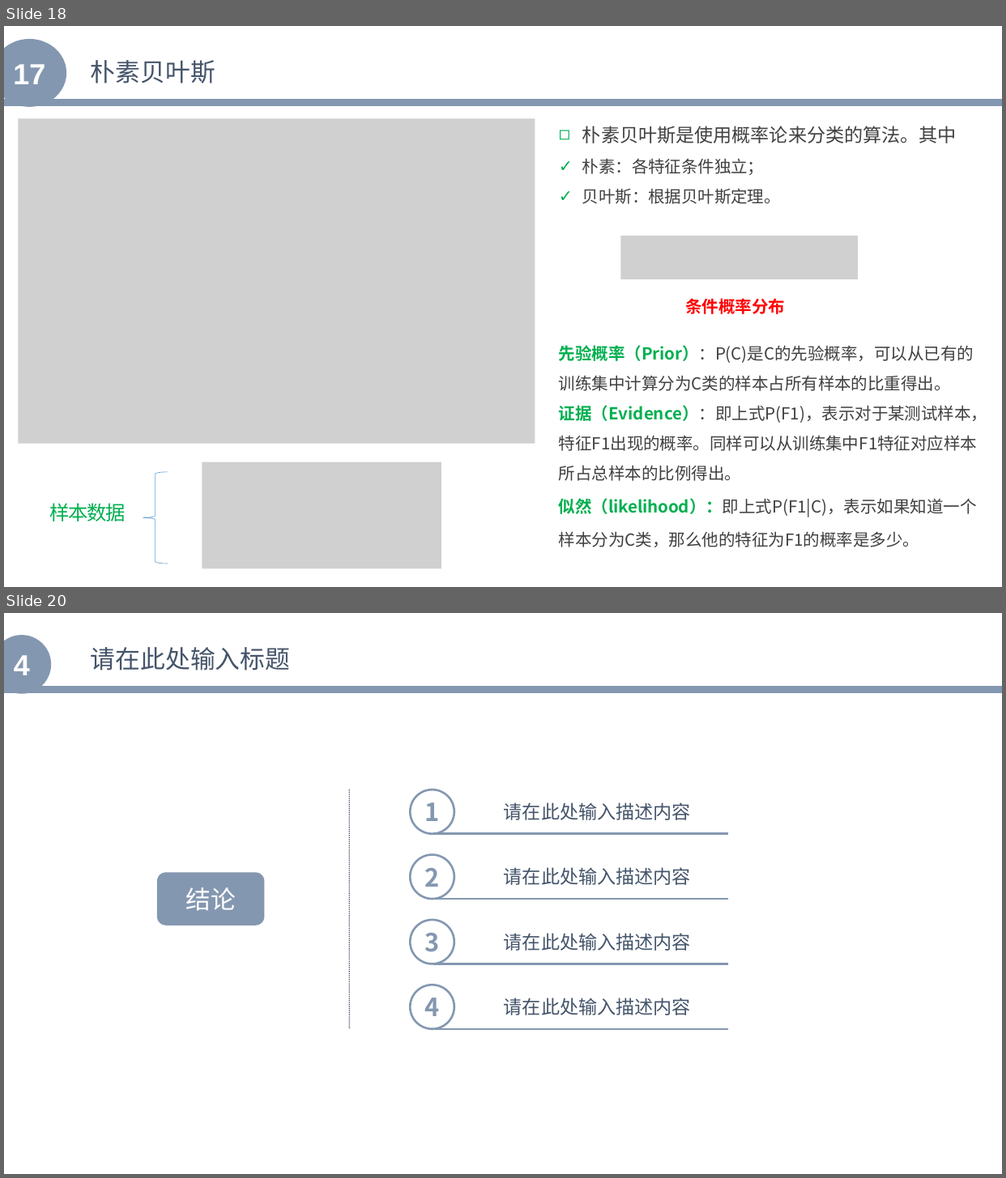
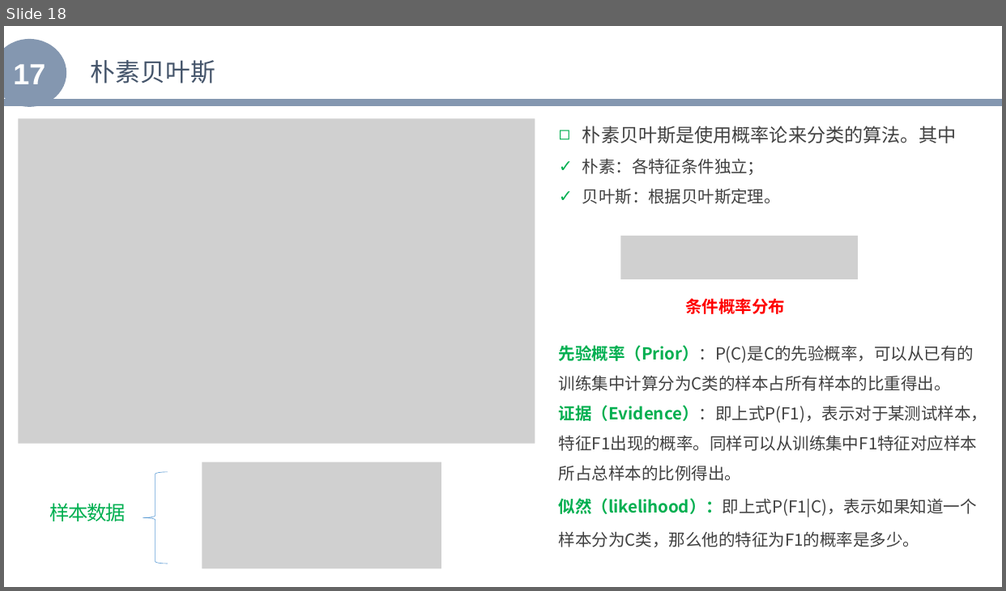
Before and after one commit to zhenglibins/python, a slide deck: python资料/Python与机器学习入门.pptx. Shown one above the other, each under a label of ours: slides 18 and 20 before the commit, slide 18 after it; the slides between them are not shown. The pictures are 1006x1178 and 1006x591 pixels, drawn with LibreOffice and Linux fonts; fonts in the diff are those of the drawing; grey boxes stand for pictures. Boxes give left, top, right and bottom in pixels: in the first picture for what was removed or moved away, otherwise in the second. Text is boxed around its words. In the diff, an @@ line names an element or a change of style, - is before the commit and + after.

```diff
--- a/python资料/Python与机器学习入门.pptx
+++ b/python资料/Python与机器学习入门.pptx
@@ slide 20 removed at <box>4,613,1002,1174</box>, background #FFFFFF @@
@@ ellipse removed at <box>4,635,51,694</box> @@
-4
@@ text removed at <box>91,647,290,671</box> @@
-请在此处输入标题
@@ line removed from (4, 689) to (1002, 689) @@
@@ line removed from (349, 790) to (349, 1029) @@
@@ ellipse removed at <box>411,790,454,834</box> @@
-1
@@ text removed at <box>504,803,691,820</box> @@
-请在此处输入描述内容
@@ ellipse removed at <box>411,855,454,899</box> @@
-2
@@ line removed from (434, 834) to (729, 834) @@
@@ rounded rectangle removed at <box>157,873,265,926</box> @@
-结论
@@ text removed at <box>504,867,691,885</box> @@
-请在此处输入描述内容
@@ line removed from (434, 899) to (729, 899) @@
@@ ellipse removed at <box>411,920,454,964</box> @@
-3
@@ text removed at <box>504,933,691,951</box> @@
-请在此处输入描述内容
@@ line removed from (434, 964) to (729, 964) @@
@@ ellipse removed at <box>411,985,454,1029</box> @@
-4
@@ text removed at <box>504,998,691,1016</box> @@
-请在此处输入描述内容
@@ line removed from (434, 1029) to (729, 1029) @@
```
Also in this commit, not shown: 2 slides changed, 7 slides added, 1 other slide removed, 2 other files.
